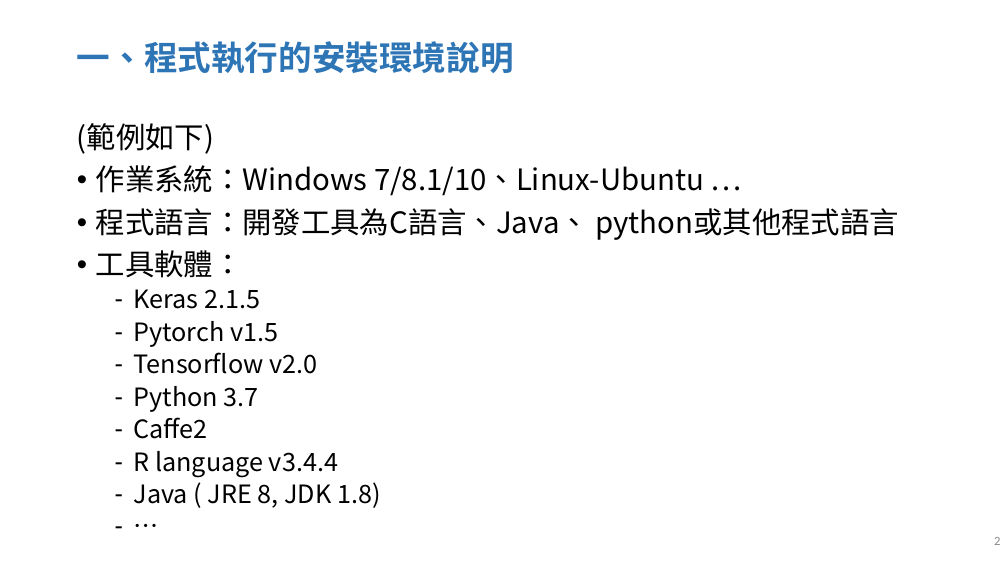
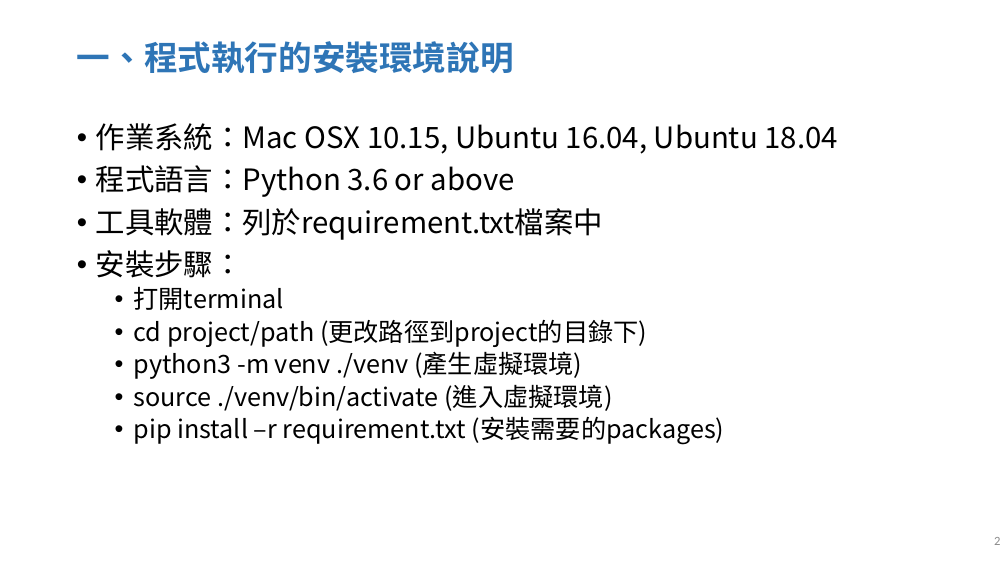
Before and after one commit to r05323028/imbd2020, a slide deck: slide 2 of results/109911_ExplainFile.pptx. Drawn at 1008x567 pixels with LibreOffice and Linux fonts; fonts in the diff are those of the drawing. Boxes give left, top, right and bottom in pixels: in the first picture for what was removed or moved away, otherwise in the second. Text is boxed around its words. In the diff, an @@ line names an element or a change of style, - is before the commit and + after.

```diff
--- a/results/109911_ExplainFile.pptx
+++ b/results/109911_ExplainFile.pptx
@@ text at (96, 123, 837, 445): text changed @@
-(範例如下)
-• 作業系統：Windows 7/8.1/10、Linux-Ubuntu …
-• 程式語言：開發工具為C語言、Java、 python或其他程式語言
-• 工具軟體：
-  ‐ Keras 2.1.5
-  ‐ Pytorch v1.5
-  ‐ Tensorflow v2.0
-  ‐ Python 3.7
-  ‐ Caffe2
-  ‐ R language v3.4.4
-  ‐ Java ( JRE 8, JDK 1.8)
-  ‐ …
+• 作業系統：Mac OSX 10.15, Ubuntu 16.04, Ubuntu 18.04
+• 程式語言：Python 3.6 or above
+• 工具軟體：列於requirement.txt檔案中
+• 安裝步驟：
+  • 打開terminal
+  • cd project/path (更改路徑到project的目錄下)
+  • python3 -m venv ./venv (產生虛擬環境)
+  • source ./venv/bin/activate (進入虛擬環境)
+  • pip install –r requirement.txt (安裝需要的packages)
```
Also in this commit, not shown: 2 other slides changed, 2 other files.
